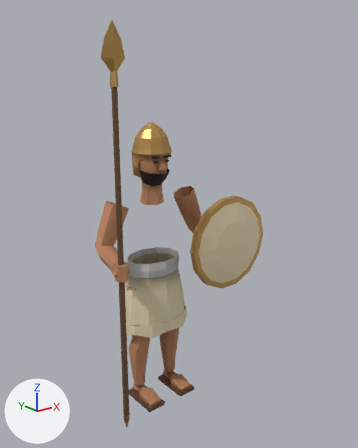
What one commit did to the glTF model src/assets/units/signature/akkad.glb.
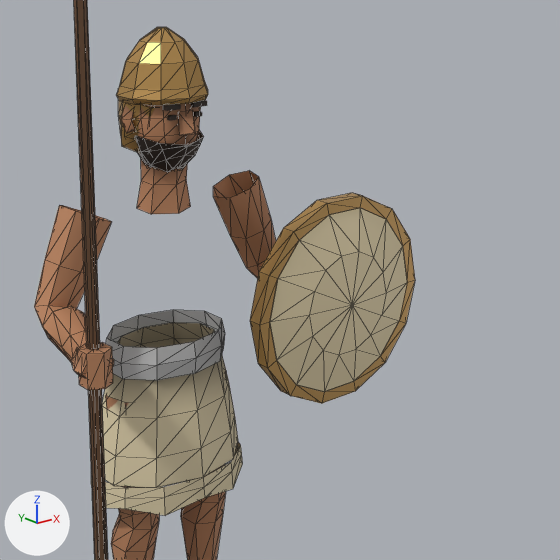
Each version is shown whole from a 50 mm camera at (-1.0, -1.405, 1.225) aimed at (0.08, -0.055, 0.685), then close up on the part from 22% to 91% of the width and 25% to 80% of the height. Lighting does not change. The marker at lower left points along +X, +Y and +Z. The older version's two pictures come first. The close-ups show mesh edges as thin lines.

The first close-up shows 'BodyArm_L', 'BodyArm_R', 'BodyLeg_L', 'BodyLeg_R', 'BodyNeck', 'Helmet', 'Kilt', 'KiltHem', 'ShieldBronzeRim', 'ShieldFace', 'SpearShaft', 'TeamSash' and 11 more.
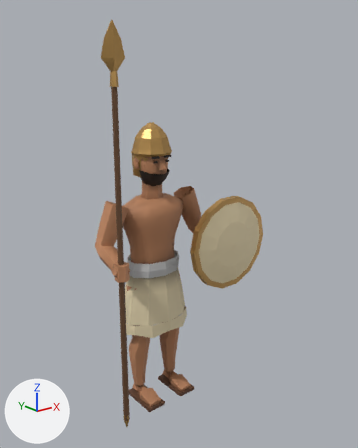
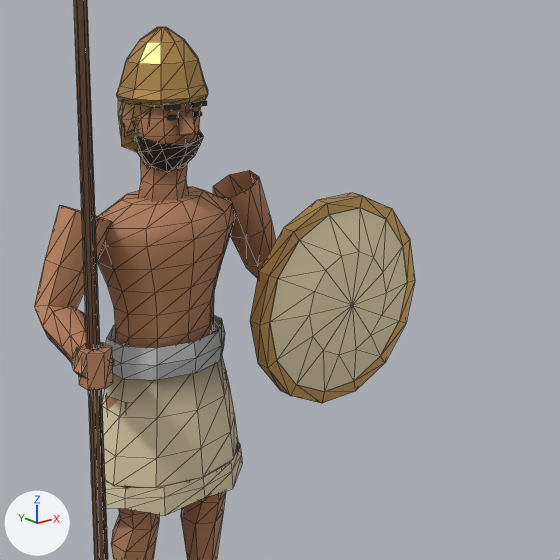
The change, as a diff of the scene's bpy script:
```diff
--- a/src/assets/units/signature/akkad.glb.py
+++ b/src/assets/units/signature/akkad.glb.py
@@ me_mesh_11_1 @@
+me_mesh_11_1.from_pydata(...)  # 81 vertices, 150 faces; spans x -0.126..0.126, y -0.08..0.08, z 0.535..0.79
+me_mesh_11_1.materials.append(mat_skin)
@@ ob_bodytorso @@
+ob_bodytorso = bpy.data.objects.new('BodyTorso', me_mesh_11_1)
+ob_bodytorso.location = (0.0, 0.0, 0.0)
```

What differs and where, as boxes (x1, y1, x2, y2) in the close-ups (560 x 560 px):
'BodyTorso', added (brown)
    after: (97, 187, 235, 348)
